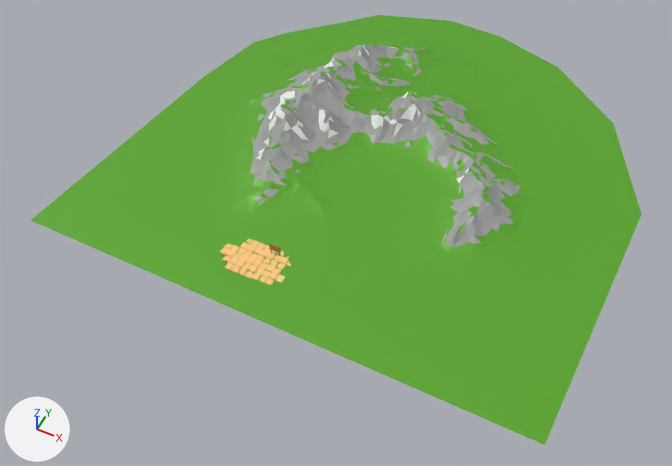
A saved change to the glTF model env.glb.
Before and after are seen from a camera (50 mm lens) standing at (53.4, -90.7, 128.8) and looking at (-1.4, 18.9, -8.1). Lighting does not change. The marker at lower left points along +X, +Y and +Z. The first picture is the older version. Where no turn or scale is listed for an object, it has been applied to the vertices. Vertices at exactly the same position are counted once.
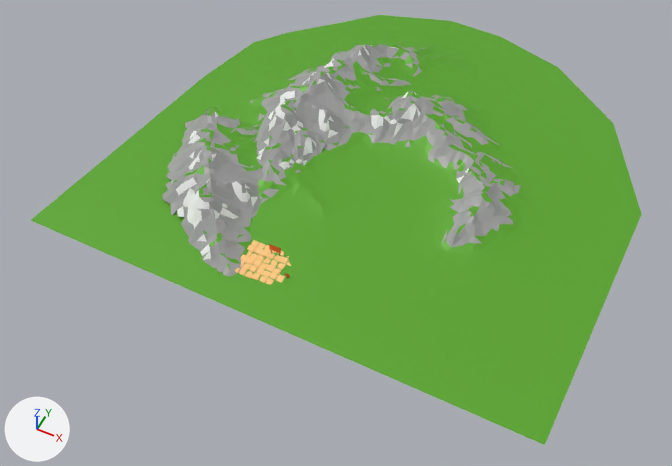
Boxes (x1, y1, x2, y2) around the edits, measured in the pictures (672 x 466 px):
```json
{"object": "Plane.001", "change": "added", "after": [162, 107, 326, 277], "faces in mat_mountain_001 (grey #a3a3a3)": [162, 111, 326, 276], "faces in mat_grass_001 (green #5da92a)": [166, 118, 325, 277], "faces in mat_material_002 (white #ffffff)": [172, 107, 316, 260]}
{"part": 1, "of": "me_cube", "change": "deleted", "before": [219, 239, 253, 270]}
{"part": 2, "of": "me_cube", "change": "deleted", "before": [220, 242, 264, 279]}
```

The change, as JSON lines over the scene's bpy script:
```json
{"op": "add", "block": "mat_material_002", "code": ["mat_material_002 = principled_material('Material.002')", "mat_material_002.base_color = (1.0, 1.0, 1.0)  # white #ffffff"]}
{"op": "add", "block": "mat_grass_001", "code": ["mat_grass_001 = principled_material('Grass.001')", "mat_grass_001.base_color = (0.11, 0.398, 0.023)  # green #5da92a", "mat_grass_001.metallic = 0.144", "mat_grass_001.roughness = 0.472"]}
{"op": "add", "block": "mat_mountain_001", "code": ["mat_mountain_001 = principled_material('Mountain.001')", "mat_mountain_001.base_color = (0.365, 0.365, 0.365)  # grey #a3a3a3"]}
{"block": "me_cube", "where": "# used by ob_cube; location = (-10.9, 0.0, 0.0)"}
{"op": "remove", "block": "me_cube", "code": "me_cube.from_pydata(...)  # 3768 vertices, 7094 faces; spans x -4.13..9.46, y -4.14..4.29, z -0.82..0.36"}
{"op": "add", "block": "me_cube", "code": "me_cube.from_pydata(...)  # 1731 vertices, 2692 faces; spans x -2.81..9.45, y -4.14..4.26, z -0.13..0.36"}
{"block": "me_cube", "change": "me_cube part 1: 12 loose pieces with 431 vertices, spanning x -4.13..9.43, y -4.07..4.24, z -0.82..0.3, are deleted"}
{"block": "me_cube", "change": "me_cube part 2: 1606 vertices removed from x -4.12..9.46, y -4.11..4.29, z -0.81..0.34"}
{"op": "add", "block": "me_plane_001", "code": ["me_plane_001 = bpy.data.meshes.new('Plane.001')", "me_plane_001.from_pydata(...)  # 711 vertices, 1280 faces; spans x -28.7..3.5, y -28.5..19.2, z 3.9..12.1", "# faces by material slot: [258, 880, 142]", "me_plane_001.materials.append(mat_grass_001)  # green #5da92a", "me_plane_001.materials.append(mat_mountain_001)  # grey #a3a3a3", "me_plane_001.materials.append(mat_material_002)  # white #ffffff"]}
{"op": "add", "block": "ob_plane_001", "code": ["ob_plane_001 = bpy.data.objects.new('Plane.001', me_plane_001)", "ob_plane_001.location = (-11.0, 22.6, -4.2)"]}
```
